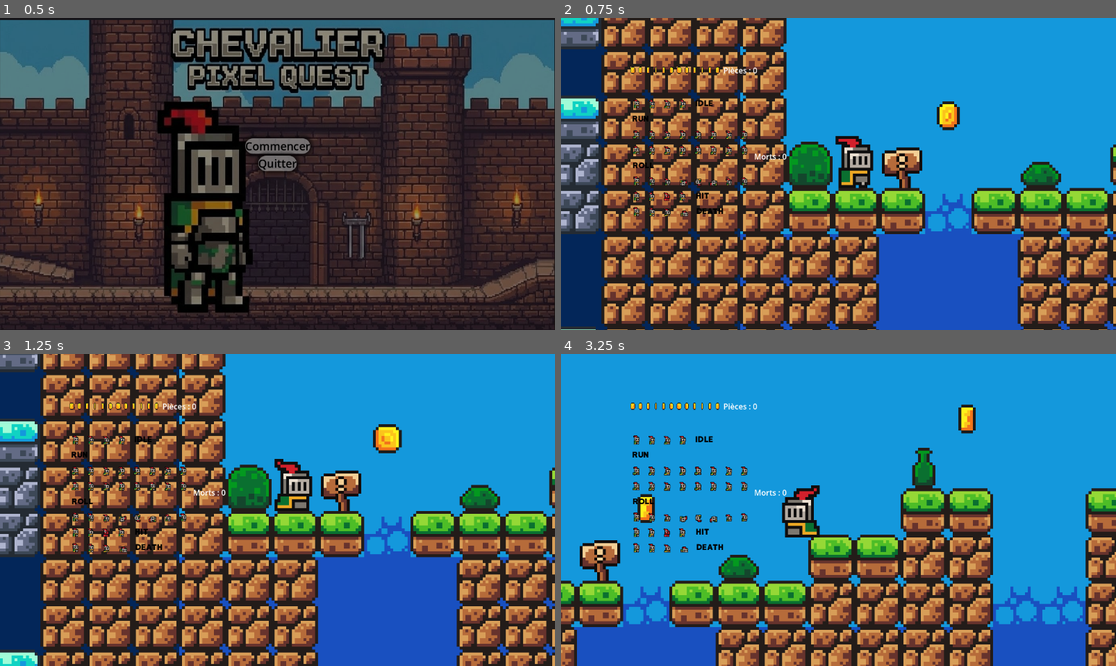
Above: before the commit, frames 1-4 (two rows, left to right).
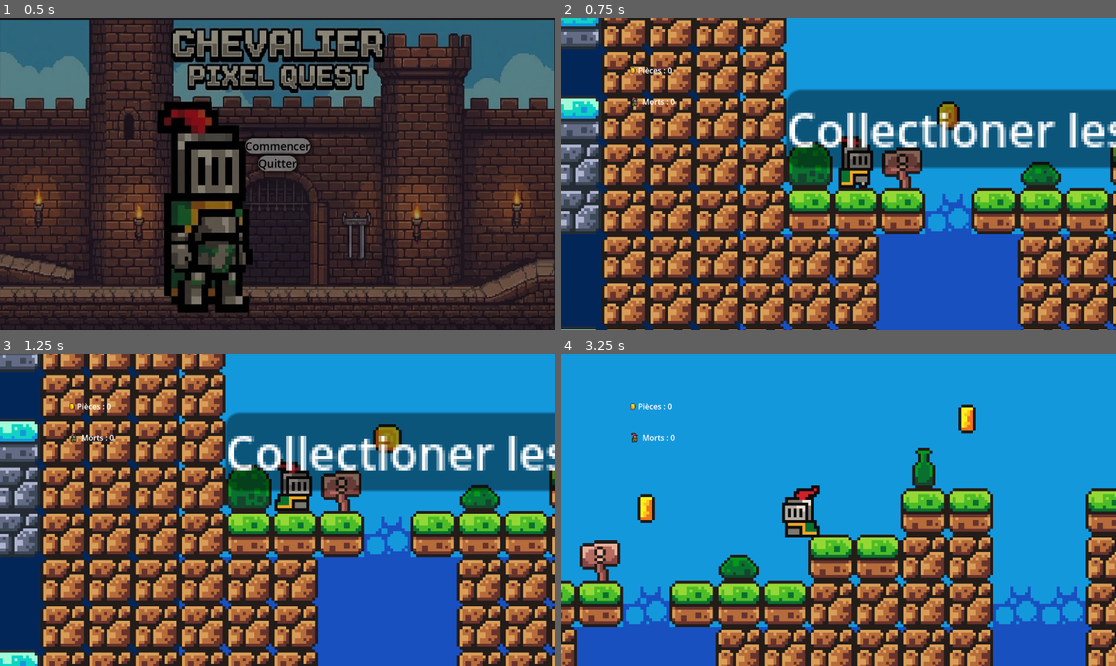
Above: after the commit, the same moments.

Repository: ElChavo00/Plante-Salmreon_Alexandre_TP_2
Game: Godot game, scene res://scenes/menu.tscn
The game is run twice, just before and just after one commit, with the same random seed, the same clock (stepped at 60 frames per second) and the same inputs. Sound files missing from this copy of the repository are replaced by a short silence.
Inputs:
- Up to frame 1 (0.5 s): no input
- Up to frame 2 (0.75 s): click "Commencer" at 0.5 s
- Up to frame 3 (1.25 s): no input
- Up to frame 4 (3.25 s): tap Enter (ui_accept) at 1.25, 1.52, 2.27 s; hold Right (ui_right) 1.28-2.78 s; hold Left (ui_left) from 2.78 s (still down)

Frame 1 is identical in both runs. In frame 2, 16% of the frame differs, in the area x 12-100%, y 15-64%; in frame 3, 16%; in frame 4, 2.1%.

Commit message:
Implement pause menu functionality and add pancarte scene with interaction messages

Diff:
--- a/scenes/hud.tscn
+++ b/scenes/hud.tscn
@@ -1,8 +1,16 @@
-[gd_scene load_steps=4 format=3 uid="uid://1na2rb1uqk2l"]
+[gd_scene load_steps=6 format=3 uid="uid://1na2rb1uqk2l"]
 
 [ext_resource type="Script" uid="uid://dm3aiw2mbbwui" path="res://scenes/hud.gd" id="1_5ysmq"]
 [ext_resource type="Texture2D" uid="uid://dt3krt8vw8si5" path="res://assets/sprites/coin.png" id="2_5ysmq"]
 [ext_resource type="Texture2D" uid="uid://dacopagm7ecs8" path="res://assets/sprites/knight.png" id="3_6fi6k"]
+
+[sub_resource type="AtlasTexture" id="AtlasTexture_5ysmq"]
+atlas = ExtResource("2_5ysmq")
+region = Rect2(95.6895, -1.1097, 15.3522, 17.1097)
+
+[sub_resource type="AtlasTexture" id="AtlasTexture_6fi6k"]
+atlas = ExtResource("3_6fi6k")
+region = Rect2(3.59237, 4.68239, 24.1011, 27.5184)
 
 [node name="HUD" type="CanvasLayer"]
 script = ExtResource("1_5ysmq")
@@ -31,7 +39,7 @@
 
 [node name="TextureRect" type="TextureRect" parent="Control/VBoxContainer/HBoxContainer"]
 layout_mode = 2
-texture = ExtResource("2_5ysmq")
+texture = SubResource("AtlasTexture_5ysmq")
 
 [node name="ScoreLabel" type="Label" parent="Control/VBoxContainer/HBoxContainer"]
 layout_mode = 2
@@ -41,7 +49,7 @@
 
 [node name="TextureRect" type="TextureRect" parent="Control/VBoxContainer/HBoxContainer2"]
 layout_mode = 2
-texture = ExtResource("3_6fi6k")
+texture = SubResource("AtlasTexture_6fi6k")
 
 [node name="DeathLabel" type="Label" parent="Control/VBoxContainer/HBoxContainer2"]
 layout_mode = 2
--- a/scenes/map_2.tscn
+++ b/scenes/map_2.tscn
@@ -8,6 +8,8 @@
 [ext_resource type="PackedScene" uid="uid://guckiysv2ic1" path="res://scripts/coin.tscn" id="6_exien"]
 [ext_resource type="PackedScene" uid="uid://dkp3t50l5l0oy" path="res://scenes/mechant.tscn" id="7_5w0ad"]
 [ext_resource type="PackedScene" uid="uid://1na2rb1uqk2l" path="res://scenes/hud.tscn" id="8_5w0ad"]
+[ext_resource type="PackedScene" uid="uid://dlr4oyfpxqd6y" path="res://scenes/pause_menu.tscn" id="9_kocsa"]
+[ext_resource type="PackedScene" uid="uid://du8vyrcuove6e" path="res://scenes/pancarte.tscn" id="10_0a3ge"]
 
 [sub_resource type="TileSetAtlasSource" id="TileSetAtlasSource_t2xha"]
 texture = ExtResource("1_3h78v")
@@ -458,4 +460,9 @@
 
 [node name="HUD" parent="." instance=ExtResource("8_5w0ad")]
 
+[node name="PauseMenu" parent="." instance=ExtResource("9_kocsa")]
+
+[node name="Pancarte" parent="." instance=ExtResource("10_0a3ge")]
+position = Vector2(58, -7)
+
 [editable path="portal2"]
--- a/scenes/map_3.tscn
+++ b/scenes/map_3.tscn
@@ -6,6 +6,8 @@
 [ext_resource type="PackedScene" uid="uid://bu2jh26veowr7" path="res://scenes/killzone.tscn" id="4_c6pw2"]
 [ext_resource type="PackedScene" uid="uid://1na2rb1uqk2l" path="res://scenes/hud.tscn" id="5_s43yw"]
 [ext_resource type="PackedScene" uid="uid://6r1irm48wran" path="res://scenes/portal_to_end.tscn" id="6_ryx0p"]
+[ext_resource type="PackedScene" uid="uid://dlr4oyfpxqd6y" path="res://scenes/pause_menu.tscn" id="7_vtpsr"]
+[ext_resource type="PackedScene" uid="uid://du8vyrcuove6e" path="res://scenes/pancarte.tscn" id="8_0a7yh"]
 
 [sub_resource type="TileSetAtlasSource" id="TileSetAtlasSource_awe8u"]
 texture = ExtResource("1_beonj")
@@ -442,6 +444,12 @@
 [node name="Area2D" parent="." instance=ExtResource("6_ryx0p")]
 position = Vector2(1943, 111)
 
+[node name="PauseMenu" parent="." instance=ExtResource("7_vtpsr")]
+
+[node name="Pancarte" parent="." instance=ExtResource("8_0a7yh")]
+position = Vector2(67, -23)
+message = "Quel Potail"
+
 [editable path="z1_p1"]
 [editable path="z1_p2_V"]
 [editable path="z1_p3"]
--- a/scenes/map_end.tscn
+++ b/scenes/map_end.tscn
@@ -1,9 +1,10 @@
-[gd_scene load_steps=10 format=4 uid="uid://bur7kaw13qujy"]
+[gd_scene load_steps=11 format=4 uid="uid://bur7kaw13qujy"]
 
 [ext_resource type="Texture2D" uid="uid://dnllivt3juf3f" path="res://assets/sprites/world_tileset.png" id="1_4vqck"]
 [ext_resource type="PackedScene" uid="uid://ckafu2mec7kvs" path="res://scenes/player.tscn" id="2_ki25i"]
 [ext_resource type="PackedScene" uid="uid://1na2rb1uqk2l" path="res://scenes/hud.tscn" id="3_jgyco"]
 [ext_resource type="PackedScene" uid="uid://bu2jh26veowr7" path="res://scenes/killzone.tscn" id="4_qolfq"]
+[ext_resource type="PackedScene" uid="uid://dlr4oyfpxqd6y" path="res://scenes/pause_menu.tscn" id="5_qolfq"]
 
 [sub_resource type="TileSetAtlasSource" id="TileSetAtlasSource_jgyco"]
 texture = ExtResource("1_4vqck")
@@ -345,3 +346,5 @@
 
 [node name="CollisionShape2D" type="CollisionShape2D" parent="player/killzone"]
 shape = SubResource("WorldBoundaryShape2D_ycagw")
+
+[node name="PauseMenu" parent="." instance=ExtResource("5_qolfq")]
--- a/scenes/node_2d.tscn
+++ b/scenes/node_2d.tscn
@@ -8,6 +8,7 @@
 [ext_resource type="PackedScene" uid="uid://cx1xq56gyfakt" path="res://scenes/portal_to_z2.tscn" id="6_j7wrs"]
 [ext_resource type="PackedScene" uid="uid://1na2rb1uqk2l" path="res://scenes/hud.tscn" id="7_fws66"]
 [ext_resource type="PackedScene" uid="uid://dlr4oyfpxqd6y" path="res://scenes/pause_menu.tscn" id="8_hh0fu"]
+[ext_resource type="PackedScene" uid="uid://du8vyrcuove6e" path="res://scenes/pancarte.tscn" id="9_3m5ht"]
 
 [sub_resource type="TileSetAtlasSource" id="TileSetAtlasSource_rnjyy"]
 texture = ExtResource("2_4dvvg")
@@ -261,4 +262,11 @@
 [node name="HUD" parent="." instance=ExtResource("7_fws66")]
 
 [node name="PauseMneu" parent="." instance=ExtResource("8_hh0fu")]
-process_mode = 3
+
+[node name="Pancarte" parent="." instance=ExtResource("9_3m5ht")]
+position = Vector2(24, -7)
+message = "Collectioner les piéces d'Or"
+
+[node name="Pancarte2" parent="." instance=ExtResource("9_3m5ht")]
+position = Vector2(920, -23)
+message = "Attendez dans le Portail"
--- /dev/null
+++ b/scenes/pancarte.gd
@@ -0,0 +1,21 @@
+extends Area2D
+
+
+@export_multiline var message: String = "Attention !"
+
+@onready var text_box = $PanelContainer
+
+@onready var label = $PanelContainer/Label
+
+func _ready():
+
+	label.text = message
+	text_box.visible = false
+
+func _on_body_entered(body: Node2D):
+	if body is CharacterBody2D:
+		text_box.visible = true
+
+func _on_body_exited(body: Node2D):
+	if body is CharacterBody2D:
+		text_box.visible = false
--- /dev/null
+++ b/scenes/pancarte.tscn
@@ -0,0 +1,44 @@
+[gd_scene load_steps=6 format=3 uid="uid://du8vyrcuove6e"]
+
+[ext_resource type="Texture2D" uid="uid://dnllivt3juf3f" path="res://assets/sprites/world_tileset.png" id="1_a2hk1"]
+[ext_resource type="Script" uid="uid://dwyi41yodmor" path="res://scenes/pancarte.gd" id="1_tbq7m"]
+
+[sub_resource type="AtlasTexture" id="AtlasTexture_tbq7m"]
+atlas = ExtResource("1_a2hk1")
+region = Rect2(128.882, 65.8736, 14.2385, 14.1232)
+
+[sub_resource type="RectangleShape2D" id="RectangleShape2D_4mjvt"]
+size = Vector2(24, 16)
+
+[sub_resource type="StyleBoxFlat" id="StyleBoxFlat_muc4n"]
+bg_color = Color(0, 0, 0, 0.439216)
+corner_radius_top_left = 5
+corner_radius_top_right = 5
+corner_radius_bottom_right = 5
+corner_radius_bottom_left = 5
+corner_detail = 9
+
+[node name="Pancarte" type="Area2D"]
+script = ExtResource("1_tbq7m")
+
+[node name="Sprite2D" type="Sprite2D" parent="."]
+texture = SubResource("AtlasTexture_tbq7m")
+
+[node name="CollisionShape2D" type="CollisionShape2D" parent="."]
+position = Vector2(0, -1)
+shape = SubResource("RectangleShape2D_4mjvt")
+
+[node name="PanelContainer" type="PanelContainer" parent="."]
+visible = false
+offset_left = -40.0
+offset_top = -27.0
+offset_right = 40.0
+theme_override_styles/panel = SubResource("StyleBoxFlat_muc4n")
+
+[node name="Label" type="Label" parent="PanelContainer"]
+layout_mode = 2
+size_flags_horizontal = 4
+text = "Testsjhdgf"
+
+[connection signal="body_entered" from="." to="." method="_on_body_entered"]
+[connection signal="body_exited" from="." to="." method="_on_body_exited"]
--- a/scenes/pause_menu.gd
+++ b/scenes/pause_menu.gd
@@ -1,37 +1,37 @@
 extends CanvasLayer
 
-# On récupère le gestionnaire d'arbre (l'arbre des scènes)
+
 @onready var resume_button = $CenterContainer/VBoxContainer/ResumeButton
 @onready var restart_button = $CenterContainer/VBoxContainer/RestartButton
 @onready var quit_button = $CenterContainer/VBoxContainer/QuitButton
 
 func _ready():
-	# Au lancement, on cache le menu
+
 	visible = false
 
-	# On connecte les signaux des boutons (équivalent du onClick)
+
 	resume_button.pressed.connect(_on_resume_pressed)
 	restart_button.pressed.connect(_on_restart_pressed)
 	quit_button.pressed.connect(_on_quit_pressed)
 
 func _input(event):
-	# "ui_cancel" est mappé sur ESC par défaut dans Godot
+
 	if event.is_action_pressed("ui_cancel"):
 		toggle_pause()
 
 func toggle_pause():
-	# On inverse l'état de pause (Vrai devient Faux, Faux devient Vrai)
+
 	var is_paused = !get_tree().paused
 	get_tree().paused = is_paused
 
-	# On affiche ou cache le menu selon l'état
+
 	visible = is_paused
 
 func _on_resume_pressed():
-	toggle_pause() # On enlève la pause
+	toggle_pause()
 
 func _on_restart_pressed():
-	toggle_pause() # IMPORTANT : Il faut enlever la pause avant de recharger !
+	toggle_pause()
 	get_tree().reload_current_scene()
 
 func _on_quit_pressed():
--- a/scenes/pause_menu.tscn
+++ b/scenes/pause_menu.tscn
@@ -3,7 +3,7 @@
 [ext_resource type="Script" uid="uid://dmkijxe7hqss2" path="res://scenes/pause_menu.gd" id="1_sf2id"]
 
 [node name="PauseMenu" type="CanvasLayer"]
-process_mode = 2
+process_mode = 3
 script = ExtResource("1_sf2id")
 
 [node name="ColorRect" type="ColorRect" parent="."]
--- a/scripts/player.gd
+++ b/scripts/player.gd
@@ -2,7 +2,7 @@
 
 const SPEED = 130.0
 const JUMP_VELOCITY = -300.0
-# La limite à partir de laquelle on considère que le joueur est tombé dans le vide
+
 const FALL_LIMIT = 2000
 
 var gravity = ProjectSettings.get_setting("physics/2d/default_gravity")
Not shown: 1 places in scenes/map_2.tscn that only renumber resources
Not shown: 1 places in scenes/map_3.tscn that only renumber resources
Not shown: 1 places in scenes/node_2d.tscn that only renumber resources
Not shown, added: scenes/pancarte.gd.uid
